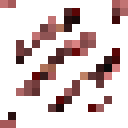
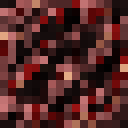
Layer changes from the first 128x128 image to the second:
showed "coal", opacity 100% → 85%, painted on it over [0, 0, 128, 128]
showed "netherrack" over [0, 0, 128, 128]
